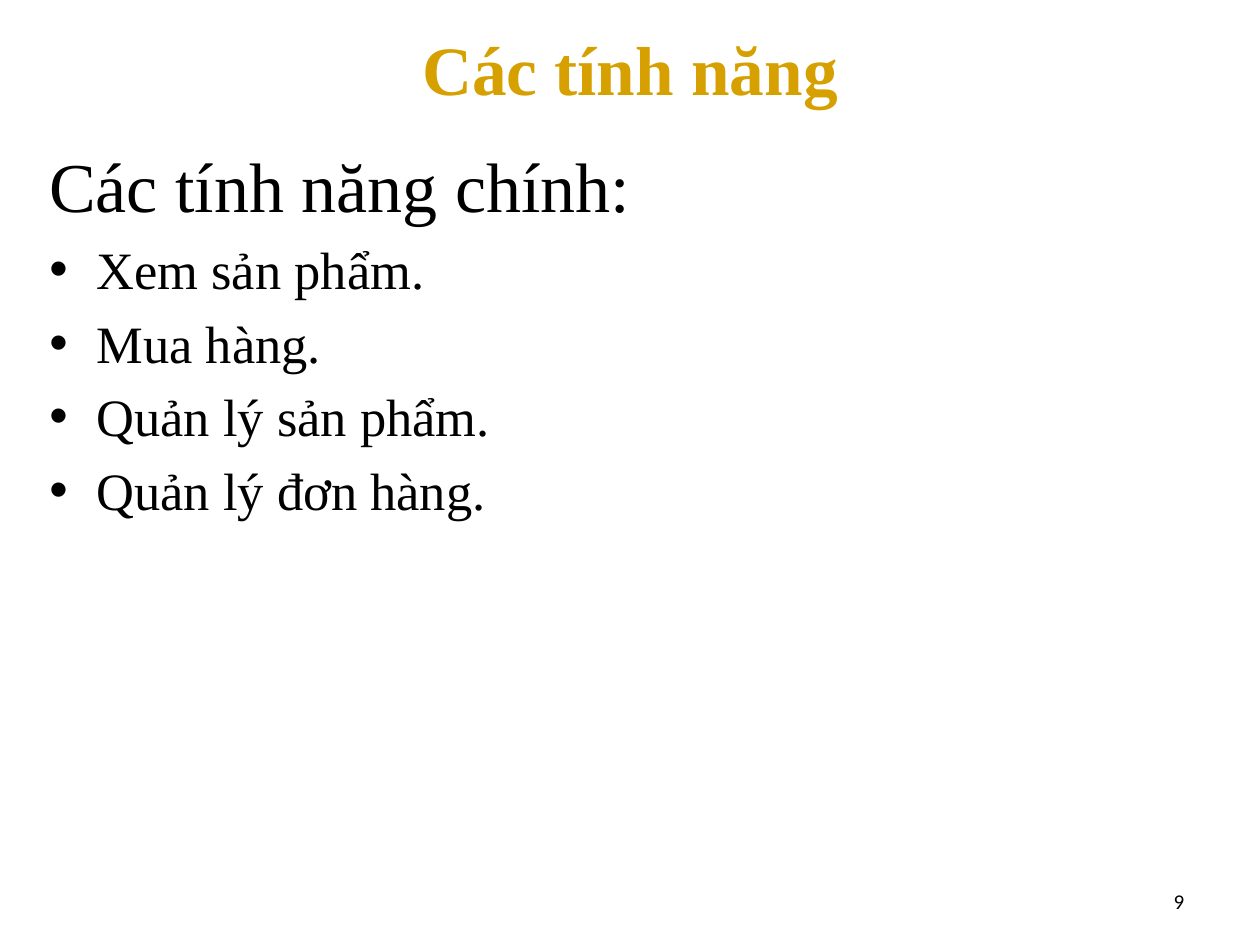
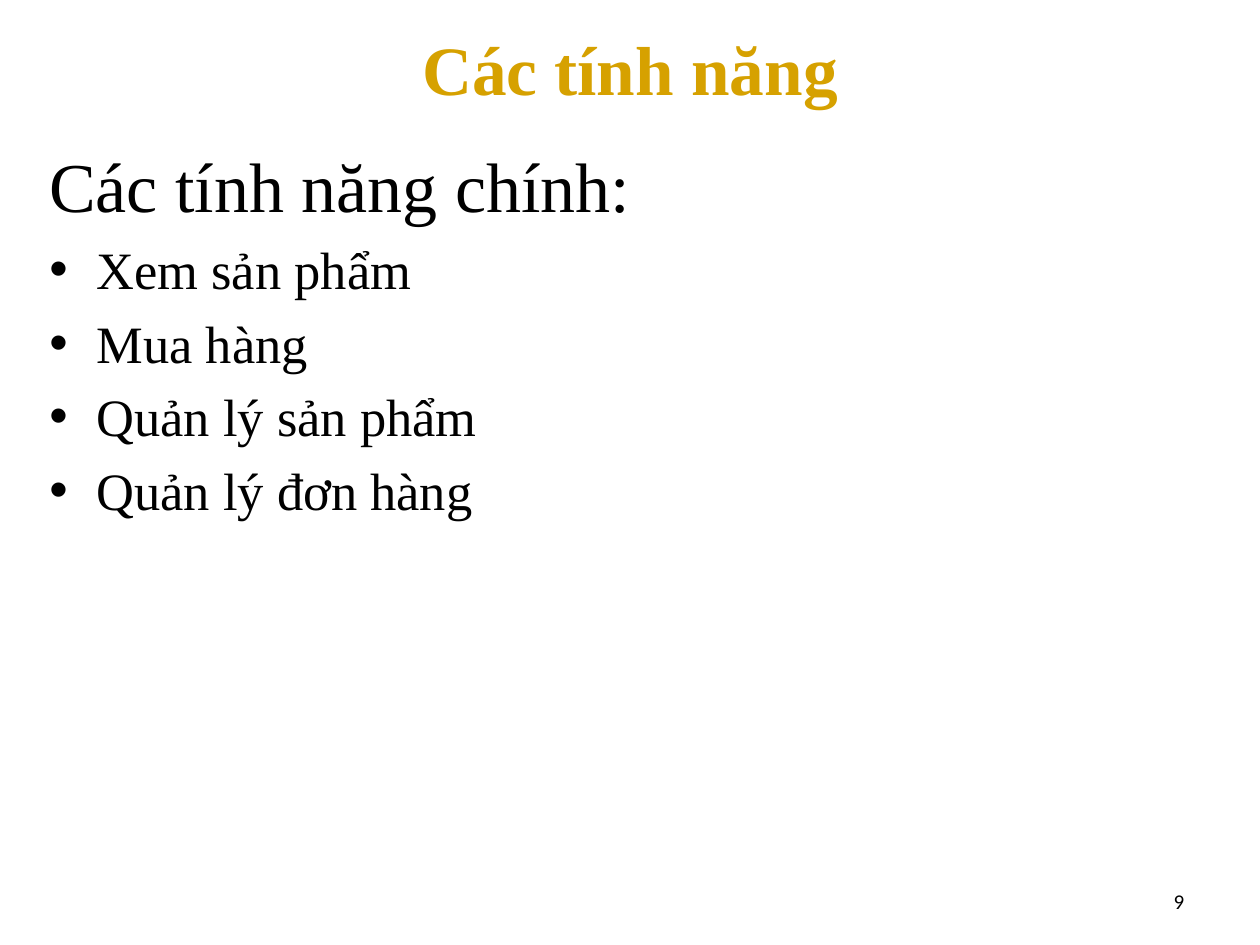
Before and after one commit to anhempk1250/TLCN-CuaHangTinHoc, a slide deck: slide 10 of TLCN.pptx. Drawn at 1260x945 pixels with LibreOffice and Linux fonts; fonts in the diff are those of the drawing; background and template pictures are left out. Boxes give left, top, right and bottom in pixels: in the first picture for what was removed or moved away, otherwise in the second. Text is boxed around its words. In the diff, an @@ line names an element or a change of style, - is before the commit and + after.

```diff
--- a/TLCN.pptx
+++ b/TLCN.pptx
@@ text at <box>97,251,477,521</box>: text changed @@
-• Xem sản phẩm.
-• Mua hàng.
-• Quản lý sản phẩm.
-• Quản lý đơn hàng.
+• Xem sản phẩm
+• Mua hàng
+• Quản lý sản phẩm
+• Quản lý đơn hàng
```
Also in this commit, not shown: 6 other slides changed, 8 other files.
